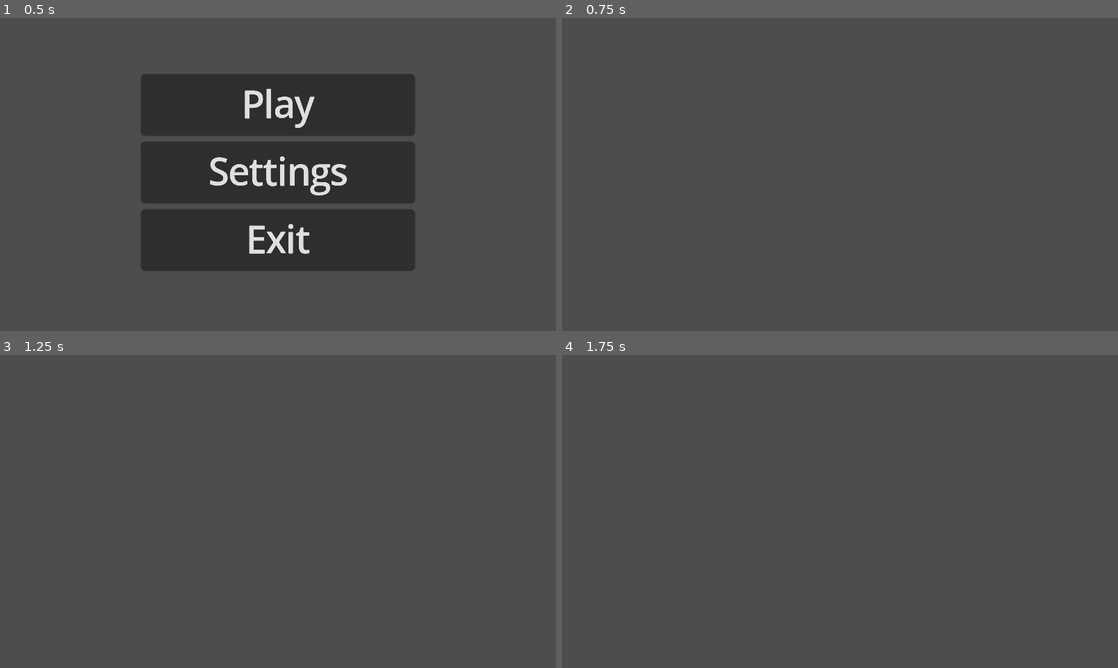
Above: before the commit, frames 1-4 (two rows, left to right).
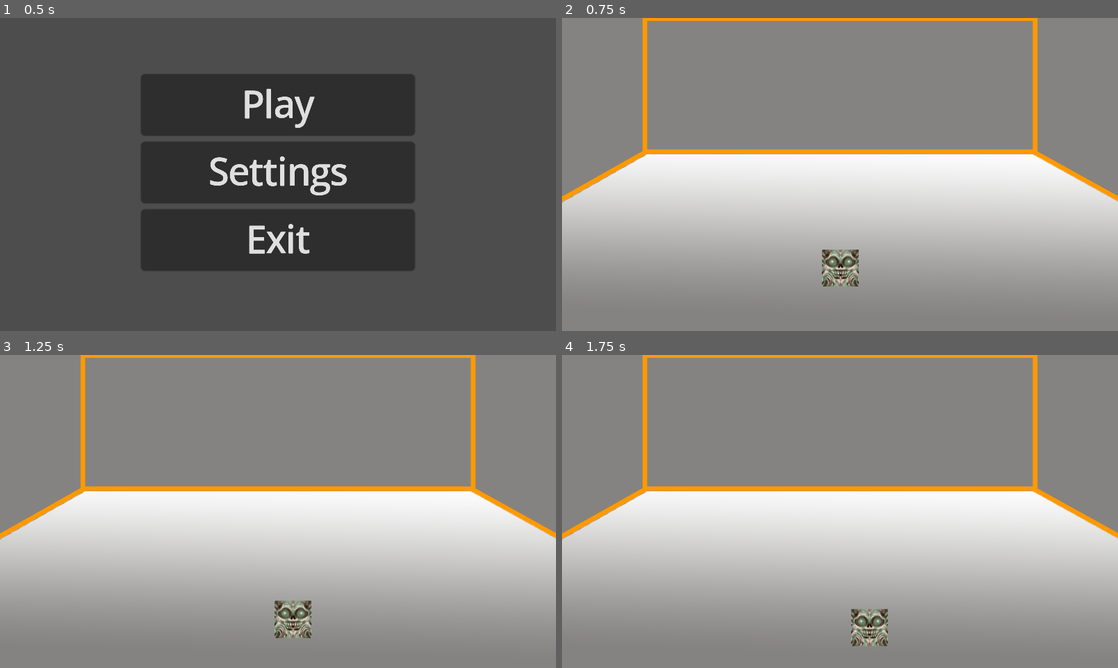
Above: after the commit, the same moments.

Repository: NHemmerly/wild-jam-84
Game: Godot game, scene res://src/main.tscn
Same seed, same stepped clock (60 frames per second), same inputs: the game is played once before the commit and once after it.
Inputs (mouse positions are in pixels of both pictures, inside the frame that each line leads up to):
- Up to frame 1 (0.5 s): no input
- Up to frame 2 (0.75 s): click "Play" at 0.5 s
- Up to frame 3 (1.25 s): no input
- Up to frame 4 (1.75 s): move the mouse to (962, 495) at 1.27 s

Frame 1 is identical in both runs. In frame 2, 100% of the frame differs, in the area x 0-100%, y 0-100%; in frame 3, 100%; in frame 4, 100%.

Commit message:
build boilerplate

Diff:
--- /dev/null
+++ b/game/terrarium.gd
@@ -0,0 +1,9 @@
+extends Node2D
+
+var map = load("res://maps/map_1.tscn").instantiate()
+var mob = load("res://mobs/mob_temp.tscn").instantiate()
+
+func _ready():
+	add_child(map)
+	add_child(mob)
+	mob.position = map.get_node("spawn").position
--- a/game/terrarium.tscn
+++ b/game/terrarium.tscn
@@ -1,3 +1,6 @@
-[gd_scene format=3 uid="uid://bcfu07r12duf3"]
+[gd_scene load_steps=2 format=3 uid="uid://bcfu07r12duf3"]
+
+[ext_resource type="Script" uid="uid://bxbge6n15xv88" path="res://game/terrarium.gd" id="1_i2a14"]
 
 [node name="terrarium" type="Node2D"]
+script = ExtResource("1_i2a14")
--- /dev/null
+++ b/maps/map_1.tscn
@@ -0,0 +1,36 @@
+[gd_scene load_steps=4 format=3 uid="uid://ietxikl42ld4"]
+
+[ext_resource type="Texture2D" uid="uid://cuqsm52f73aus" path="res://assets/terrarium-background-temp.png" id="1_p5fey"]
+
+[sub_resource type="RectangleShape2D" id="RectangleShape2D_p5fey"]
+size = Vector2(1922, 117)
+
+[sub_resource type="RectangleShape2D" id="RectangleShape2D_bbd8t"]
+size = Vector2(95, 433)
+
+[node name="map1" type="Node2D"]
+
+[node name="TextureRect" type="TextureRect" parent="."]
+offset_right = 1920.0
+offset_bottom = 1080.0
+texture = ExtResource("1_p5fey")
+
+[node name="StaticBody2D" type="StaticBody2D" parent="."]
+
+[node name="CollisionPolygon2D" type="CollisionPolygon2D" parent="StaticBody2D"]
+polygon = PackedVector2Array(-4, 630, 287, 465, 1629, 462, 1921, 627, 1919, 2, 0, -1)
+
+[node name="CollisionShape2D" type="CollisionShape2D" parent="StaticBody2D"]
+position = Vector2(961, 1063)
+shape = SubResource("RectangleShape2D_p5fey")
+
+[node name="CollisionShape2D2" type="CollisionShape2D" parent="StaticBody2D"]
+position = Vector2(-28, 813)
+shape = SubResource("RectangleShape2D_bbd8t")
+
+[node name="CollisionShape2D3" type="CollisionShape2D" parent="StaticBody2D"]
+position = Vector2(1943, 824)
+shape = SubResource("RectangleShape2D_bbd8t")
+
+[node name="spawn" type="Node2D" parent="."]
+position = Vector2(945, 846)
--- /dev/null
+++ b/mobs/character_body_2d.gd
@@ -0,0 +1,10 @@
+extends CharacterBody2D
+
+const SPEED = 100
+
+func _physics_process(_delta: float) -> void:
+	velocity = Vector2.ZERO
+	velocity.x = SPEED
+	velocity.y = SPEED
+
+	move_and_slide()
--- /dev/null
+++ b/mobs/mob_temp.tscn
@@ -0,0 +1,18 @@
+[gd_scene load_steps=4 format=3 uid="uid://ccwv2t67g0nj4"]
+
+[ext_resource type="Script" uid="uid://cnkipjdmkv8ni" path="res://mobs/character_body_2d.gd" id="1_7ifc8"]
+[ext_resource type="Texture2D" uid="uid://b0grjha0aigqw" path="res://assets/skull2.png" id="1_fjkro"]
+
+[sub_resource type="RectangleShape2D" id="RectangleShape2D_7ifc8"]
+size = Vector2(128, 128)
+
+[node name="mob_temp" type="Node2D"]
+
+[node name="CharacterBody2D" type="CharacterBody2D" parent="."]
+script = ExtResource("1_7ifc8")
+
+[node name="CollisionShape2D" type="CollisionShape2D" parent="CharacterBody2D"]
+shape = SubResource("RectangleShape2D_7ifc8")
+
+[node name="Sprite2D" type="Sprite2D" parent="CharacterBody2D"]
+texture = ExtResource("1_fjkro")
--- /dev/null
+++ b/state.gd
@@ -0,0 +1,26 @@
+class_name State extends Node
+
+## Emitted when the state finishes and wants to transition to another state.
+signal finished(next_state_path: String, data: Dictionary)
+
+## Called by the state machine when receiving unhandled input events.
+func handle_input(_event: InputEvent) -> void:
+	pass
+
+## Called by the state machine on the engine's main loop tick.
+func update(_delta: float) -> void:
+	pass
+
+## Called by the state machine on the engine's physics update tick.
+func physics_update(_delta: float) -> void:
+	pass
+
+## Called by the state machine upon changing the active state. The `data` parameter
+## is a dictionary with arbitrary data the state can use to initialize itself.
+func enter(previous_state_path: String, data := {}) -> void:
+	pass
+
+## Called by the state machine before changing the active state. Use this function
+## to clean up the state.
+func exit() -> void:
+	pass
--- /dev/null
+++ b/state_machine.gd
@@ -0,0 +1,3 @@
+class_name StateMachine extends Node
+
+@export var initial_state: State = null
--- /dev/null
+++ b/utility/idle.gd
@@ -0,0 +1 @@
+extends Node2D
--- /dev/null
+++ b/utility/mob_state_machine.gd
@@ -0,0 +1 @@
+extends Node2D
--- /dev/null
+++ b/utility/mob_state_machine.tscn
@@ -0,0 +1,14 @@
+[gd_scene load_steps=3 format=3 uid="uid://bab5677agfrq2"]
+
+[ext_resource type="Script" uid="uid://be3nvvw8itrg8" path="res://utility/mob_state_machine.gd" id="1_tq8kd"]
+[ext_resource type="Script" uid="uid://drrwrf0yk1l5y" path="res://utility/idle.gd" id="2_xcciu"]
+
+[node name="mob_state_machine" type="Node2D"]
+script = ExtResource("1_tq8kd")
+
+[node name="Idle" type="Node2D" parent="."]
+script = ExtResource("2_xcciu")
+
+[node name="Wander" type="Node2D" parent="."]
+
+[node name="Eating" type="Node2D" parent="."]
Binary file added: assets/skull2.png
Not shown, added: assets/skull2.png.import
Binary file added: assets/terrarium-background-temp.png
Not shown, added: assets/terrarium-background-temp.png.import
Not shown, added: game/terrarium.gd.uid
Not shown, added: mobs/character_body_2d.gd.uid
Not shown, added: state.gd.uid
Not shown, added: state_machine.gd.uid
Not shown, added: utility/idle.gd.uid
Not shown, added: utility/mob_state_machine.gd.uid
Not shown, changed: .gitignore
